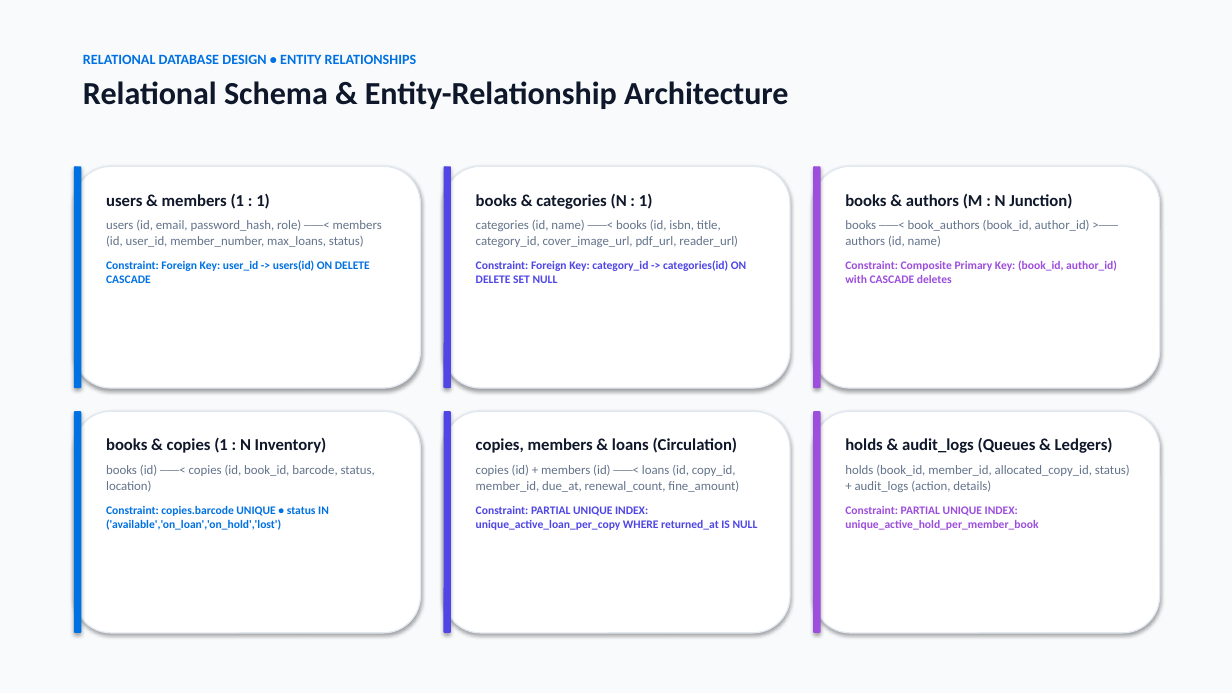
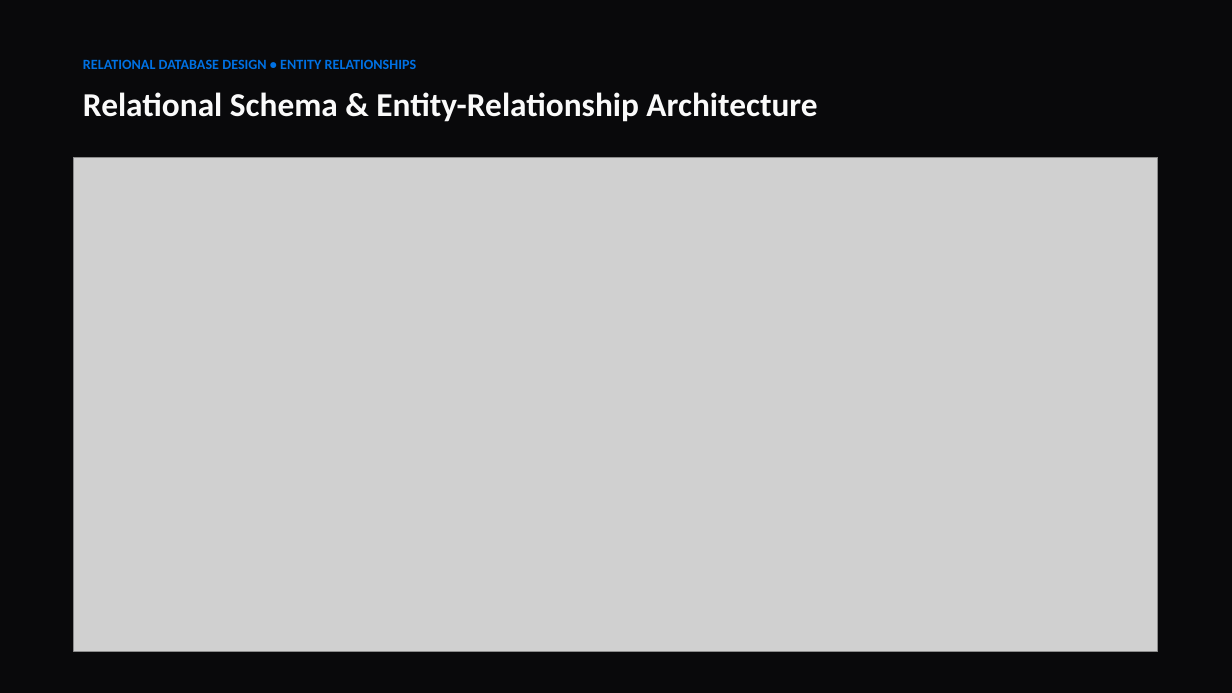
Before and after one commit to themellowhost/library-lending-system, a slide deck: slide 4 of Library_Lending_System_Presentation.pptx. Drawn at 1232x693 pixels with LibreOffice and Linux fonts; fonts in the diff are those of the drawing; grey boxes stand for pictures. Boxes give left, top, right and bottom in pixels: in the first picture for what was removed or moved away, otherwise in the second. Text is boxed around its words. In the diff, an @@ line names an element or a change of style, - is before the commit and + after.

Commit message:
docs: Make presentation 100% dark theme and embed high-res relational ER diagram

```diff
--- a/Library_Lending_System_Presentation.pptx
+++ b/Library_Lending_System_Presentation.pptx
@@ background #FFFFFF to #09090B @@
@@ rectangle removed at bbox=[0, 0, 1232, 693] @@
@@ text at bbox=[83, 54, 416, 64]: paragraph removed @@
-RELATIONAL DATABASE DESIGN • ENTITY RELATIONSHIPS
@@ text added at bbox=[83, 59, 416, 69], 11 pt, text #0071E3, bold @@
+RELATIONAL DATABASE DESIGN • ENTITY RELATIONSHIPS
@@ text "Relational Schema & Entity-Relationship Architecture": place and size @@
-text "Relational Schema & Entity-Relationship Architecture" at bbox=[83, 54, 788, 109]
+text "Relational Schema & Entity-Relationship Architecture" at bbox=[83, 92, 817, 122]
@@ text "Relational Schema & Entity-Relationship Architecture" at bbox=[83, 92, 817, 122]: size 25 to 26 pt, text colour #0F172A to #FAFAFA @@
@@ rounded rectangle removed at bbox=[74, 166, 421, 388] @@
@@ rounded rectangle removed at bbox=[74, 166, 81, 388] @@
@@ picture added at bbox=[74, 157, 1158, 652] @@
@@ rounded rectangle removed at bbox=[444, 166, 790, 388] @@
@@ rounded rectangle removed at bbox=[444, 166, 451, 388] @@
@@ rounded rectangle removed at bbox=[813, 166, 1160, 388] @@
@@ rounded rectangle removed at bbox=[813, 166, 821, 388] @@
@@ text removed at bbox=[106, 193, 382, 283] @@
-users & members (1 : 1)
-users (id, email, password_hash, role) ───< members (id, user_id, member_number, max_loans, status)
-Constraint: Foreign Key: user_id -> users(id) ON DELETE CASCADE
@@ text removed at bbox=[476, 194, 746, 283] @@
-books & categories (N : 1)
-categories (id, name) ───< books (id, isbn, title, category_id, cover_image_url, pdf_url, reader_url)
-Constraint: Foreign Key: category_id -> categories(id) ON DELETE SET NULL
@@ text removed at bbox=[845, 194, 1117, 283] @@
-books & authors (M : N Junction)
-books ───< book_authors (book_id, author_id) >─── authors (id, name)
-Constraint: Composite Primary Key: (book_id, author_id) with CASCADE deletes
@@ rounded rectangle removed at bbox=[74, 411, 421, 633] @@
@@ rounded rectangle removed at bbox=[74, 411, 81, 633] @@
@@ rounded rectangle removed at bbox=[444, 411, 790, 633] @@
@@ rounded rectangle removed at bbox=[444, 411, 451, 633] @@
@@ rounded rectangle removed at bbox=[813, 411, 1160, 633] @@
@@ rounded rectangle removed at bbox=[813, 411, 821, 633] @@
@@ text removed at bbox=[106, 437, 375, 530] @@
-books & copies (1 : N Inventory)
-books (id) ───< copies (id, book_id, barcode, status, location)
-Constraint: copies.barcode UNIQUE • status IN ('available','on_loan','on_hold','lost')
@@ text removed at bbox=[476, 437, 758, 530] @@
-copies, members & loans (Circulation)
-copies (id) + members (id) ───< loans (id, copy_id, member_id, due_at, renewal_count, fine_amount)
-Constraint: PARTIAL UNIQUE INDEX: unique_active_loan_per_copy WHERE returned_at IS NULL
@@ text removed at bbox=[845, 438, 1130, 530] @@
-holds & audit_logs (Queues & Ledgers)
-holds (book_id, member_id, allocated_copy_id, status) + audit_logs (action, details)
-Constraint: PARTIAL UNIQUE INDEX: unique_active_hold_per_member_book
```
Also in this commit, not shown: 7 other slides changed, 2 slides added, 2 slides removed, 3 other files.
